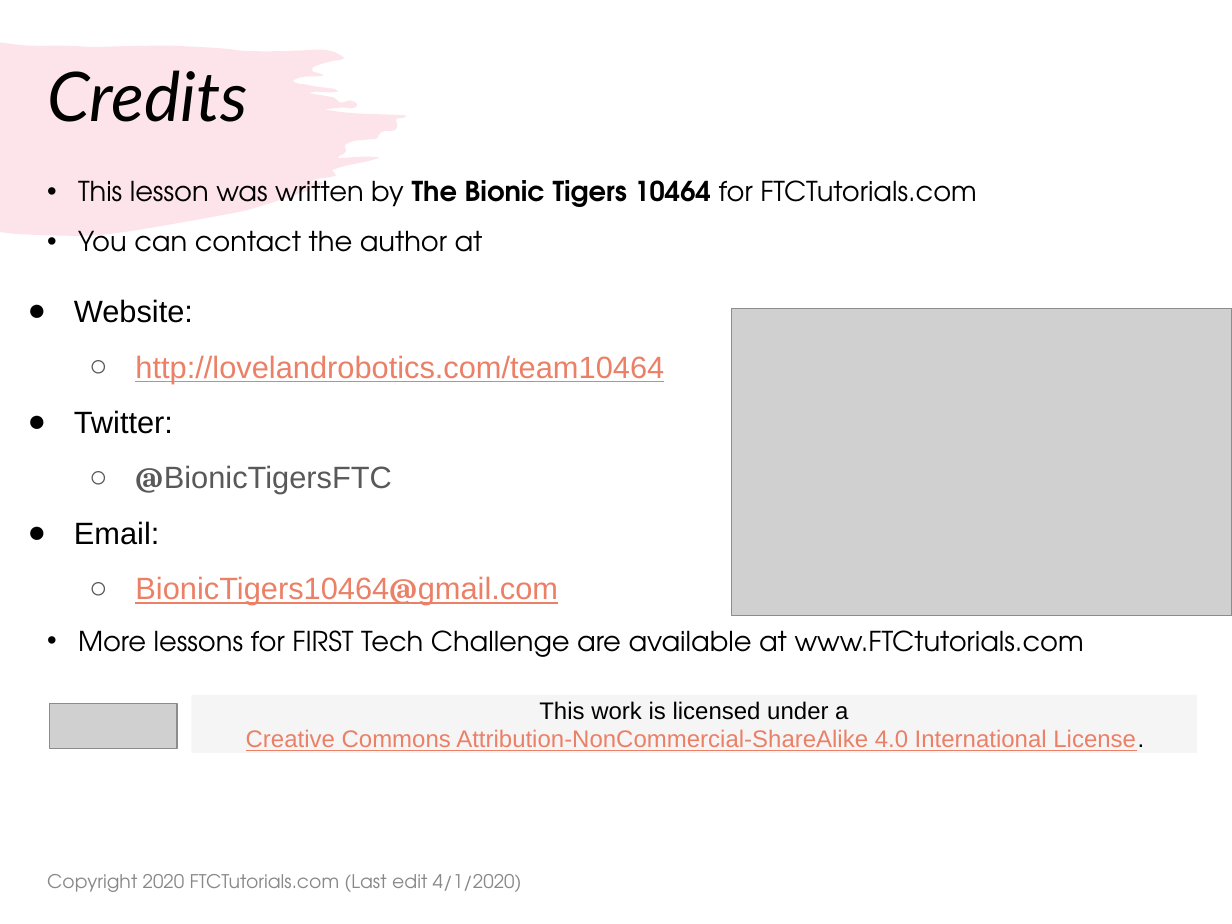
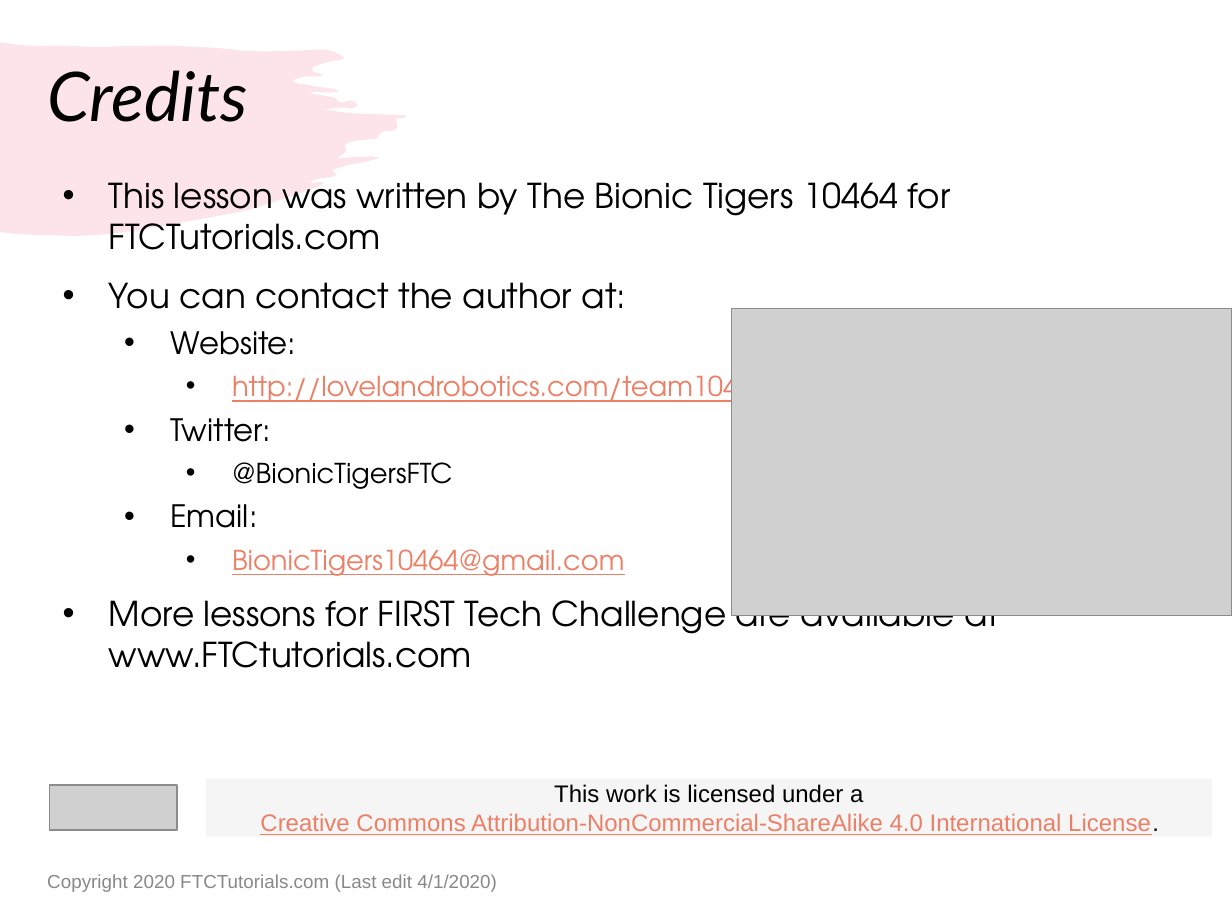
Before and after one commit to droidsrobotics/FTC-Tutorials, a slide deck: slide 11 of translations/en-us/TeamManagement/RookieTips.pptx. Drawn at 1232x924 pixels with LibreOffice and Linux fonts; fonts in the diff are those of the drawing; grey boxes stand for pictures. Boxes give left, top, right and bottom in pixels: in the first picture for what was removed or moved away, otherwise in the second. Text is boxed around its words. In the diff, an @@ line names an element or a change of style, - is before the commit and + after.

```diff
--- a/translations/en-us/TeamManagement/RookieTips.pptx
+++ b/translations/en-us/TeamManagement/RookieTips.pptx
@@ text at (109,182,999,668): size 16 to 20 pt in "This lesson was written by The Bionic ...", "More lessons for FIRST Tech Challenge are ..."; bold off in "The Bionic Tigers 10464"; indent changed; more space between paragraphs @@
@@ text removed at (74,299,664,605) @@
-● Website:
-  ○ http://lovelandrobotics.com/team10464
-● Twitter:
-  ○ @BionicTigersFTC
-● Email:
-  ○ BionicTigers10464@gmail.com
@@ text at (109,282,768,576): text changed; text colour #000000 to #EB8067 @@
-• You can contact the author at
+• You can contact the author at:
+  • Website:
+    • http://lovelandrobotics.com/team10464
+  • Twitter:
+    • @BionicTigersFTC
+  • Email:
+    • BionicTigers10464@gmail.com
@@ rectangle "This work is licensed under ...": place and size @@
-rectangle "This work is licensed under ..." at (191,695,1196,753)
+rectangle "This work is licensed under ..." at (206,779,1211,837)
@@ picture: place and size @@
-picture at (49,703,177,749)
+picture at (49,785,177,830)
@@ text "Copyright 2020 FTCTutorials.com (Last edit ..." at (47,874,497,892): font TeX Gyre Adventor to Arial @@
```
Also in this commit, not shown: 9 other slides changed, 1 other file.
